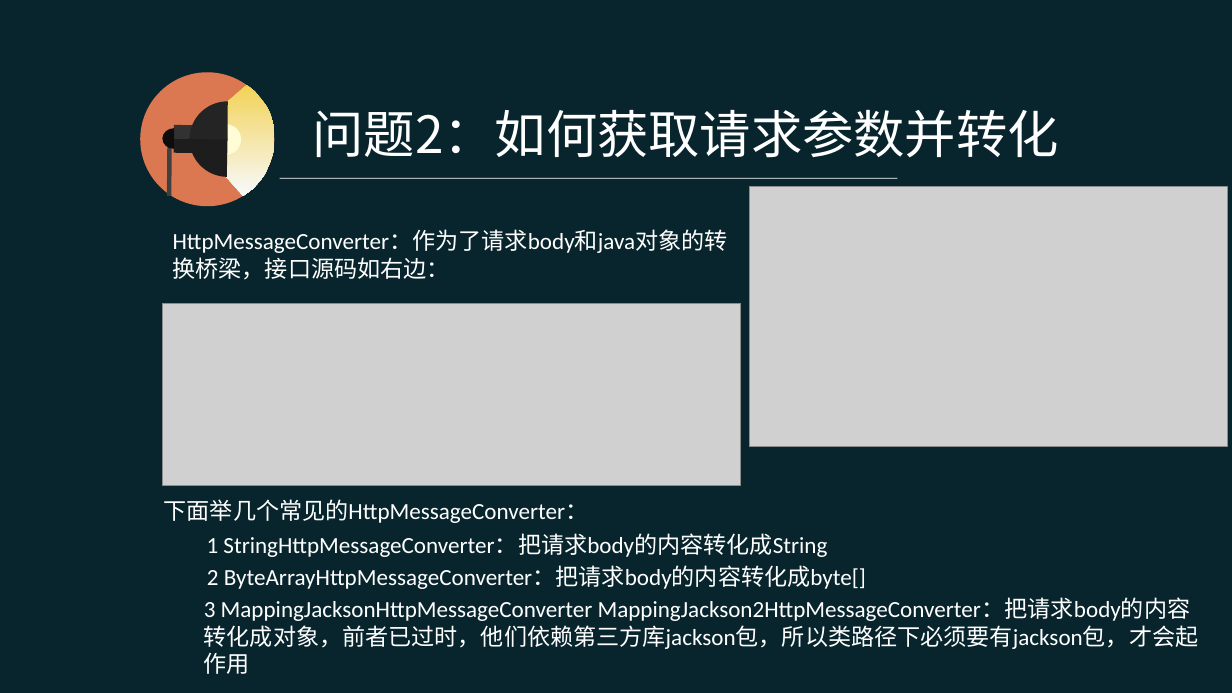
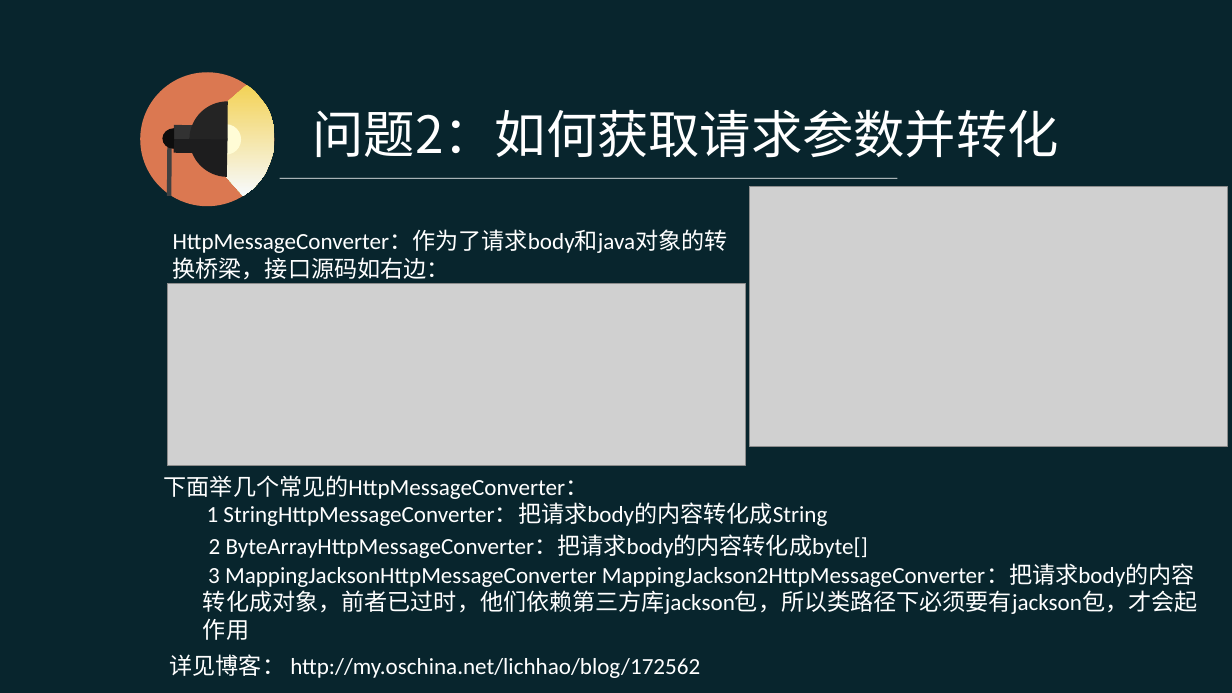
Before and after one commit to pingpangkuangmo/blog, a slide deck: slide 19 of 2015-4/SpringMVC的设计分享.ppt. Drawn at 1232x693 pixels with LibreOffice and Linux fonts; fonts in the diff are those of the drawing; grey boxes stand for pictures. Boxes give left, top, right and bottom in pixels: in the first picture for what was removed or moved away, otherwise in the second. Text is boxed around its words. In the diff, an @@ line names an element or a change of style, - is before the commit and + after.

```diff
--- a/2015-4/SpringMVC的设计分享.ppt
+++ b/2015-4/SpringMVC的设计分享.ppt
@@ picture: place and size @@
-picture at bbox=[163, 303, 741, 485]
+picture at bbox=[167, 283, 745, 465]
@@ text "下面举几个常见的HttpMessageConverter：": place and size @@
-text "下面举几个常见的HttpMessageConverter：" at bbox=[164, 499, 589, 523]
+text "下面举几个常见的HttpMessageConverter：" at bbox=[164, 475, 589, 499]
@@ text "1 StringHttpMessageConverter：把请求body的内容转化成String": place and size @@
-text "1 StringHttpMessageConverter：把请求body的内容转化成String" at bbox=[207, 533, 827, 557]
+text "1 StringHttpMessageConverter：把请求body的内容转化成String" at bbox=[207, 502, 827, 526]
@@ text "2 ByteArrayHttpMessageConverter：把请求body的内容转化成byte[]": place and size @@
-text "2 ByteArrayHttpMessageConverter：把请求body的内容转化成byte[]" at bbox=[207, 565, 866, 589]
+text "2 ByteArrayHttpMessageConverter：把请求body的内容转化成byte[]" at bbox=[209, 534, 868, 558]
@@ text "3 MappingJacksonHttpMessageConverter MappingJackson2HttpMess ...": place and size @@
-text "3 MappingJacksonHttpMessageConverter MappingJackson2HttpMess ..." at bbox=[204, 597, 1199, 674]
+text "3 MappingJacksonHttpMessageConverter MappingJackson2HttpMess ..." at bbox=[203, 563, 1198, 640]
@@ text added at bbox=[170, 654, 700, 678], 18 pt, text #FFFFFF @@
+详见博客： http://my.oschina.net/lichhao/blog/172562
```
Also in this commit, not shown: 2 other slides changed, 1 slide added.
